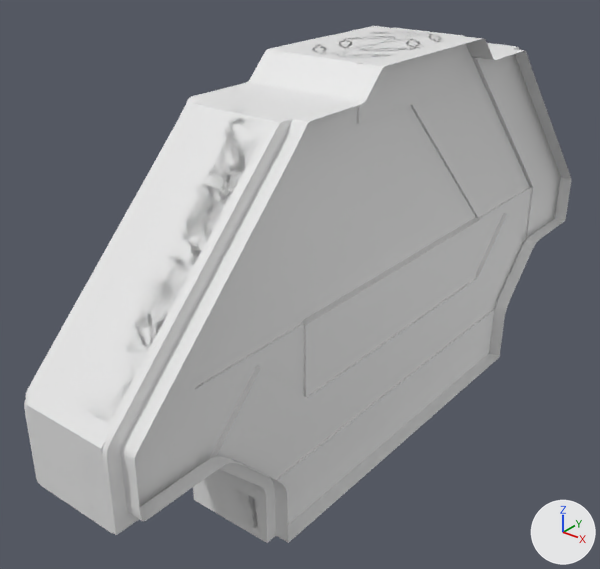
The FBX model Content/Models/FBXFiles/SpaceCorridor2_Door.fbx as it was, and as the next commit left it.
Before and after are seen from a camera (50 mm lens) standing at (3.5, -5.31, 4.58) and looking at (-0.38, -0.47, 1.58). Arrows for +X, +Y and +Z are at lower right; the lights stay in place. Where no turn or scale is listed for an object, it has been applied to the vertices.

The first picture shows 'Corridor2 Door', 'Panel_Bottom', 'Panel_Bottom_1', 'Panel_Bottom_2', 'Panel_Bottom_3', 'Panel_Bottom_Left', 'Panel_Left', 'Panel_Top', 'Panel_Top_Left', 'Panel_Top_Left_1', 'Panel_Top_Right', 'Panel_Top_Right_1'.
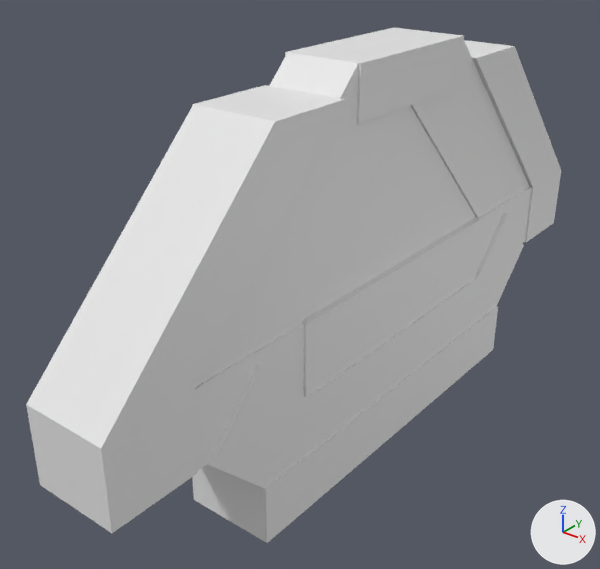
Where the newer file only moved an object's origin or applied its transform, the numbers keep the older frame.

The change, as a diff of the scene's bpy script:
```diff
--- a/Content/Models/FBXFiles/SpaceCorridor2_Door.fbx.py
+++ b/Content/Models/FBXFiles/SpaceCorridor2_Door.fbx.py
@@ ob_corridor2_door @@
-ob_corridor2_door = bpy.data.objects.new('Corridor2 Door', me_cube_001)
-ob_corridor2_door.location = (3.5, 0.0, 0.0)
```

Boxes [x1, y1, x2, y2] around the edits, measured in the pictures (600 x 569 px):
'Corridor2 Door', deleted: before [24, 26, 571, 543]
    faces in mat_corridorwalls (its picture is missing): [24, 104, 561, 535]
    faces in mat_corridoraccent (its picture is missing): [26, 47, 571, 542]
    faces in mat_corridorroof (its picture is missing): [190, 26, 525, 122]
    faces in mat_corridorfloor (its picture is missing): [288, 353, 499, 543]
'Panel_Top_Left', unchanged, uncovered by the edit: before [27, 87, 338, 448]; after [27, 85, 344, 448]
